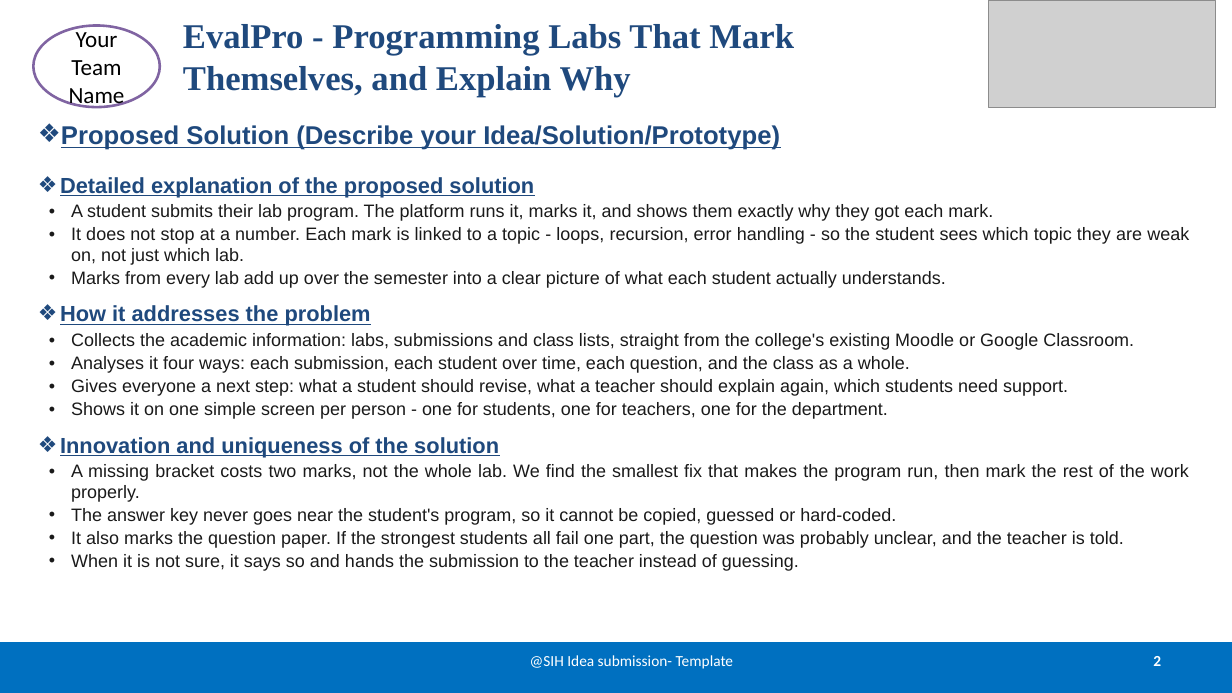
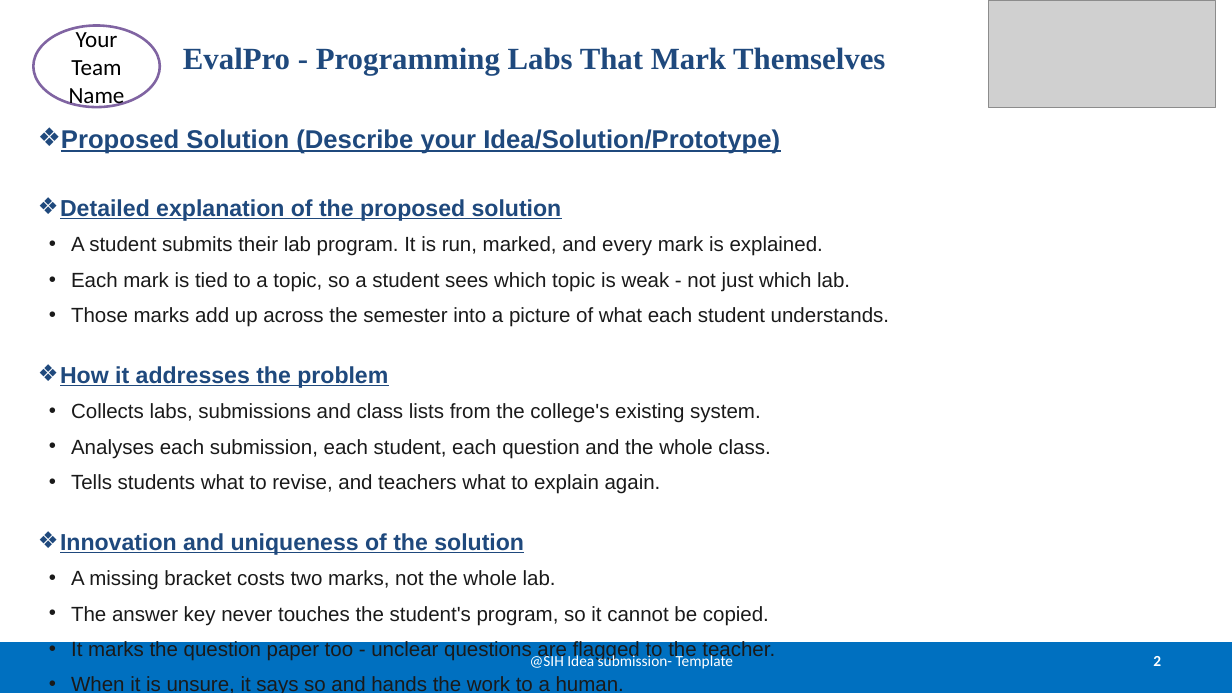
Before and after one commit to Varshith-06/evalpro, a slide deck: slide 2 of presentation/SIH2026-EvalPro-Idea-Presentation.pptx. Drawn at 1232x693 pixels with LibreOffice and Linux fonts; fonts in the diff are those of the drawing; grey boxes stand for pictures. Boxes give left, top, right and bottom in pixels: in the first picture for what was removed or moved away, otherwise in the second. Text is boxed around its words. In the diff, an @@ line names an element or a change of style, - is before the commit and + after.

Commit message:
Minimalise the deck, fix its word spacing, and correct the README
The word spacing was the template's justification. It suits the long
paragraphs the placeholders were written for and ruins short bullets:
justification stretches a one-line bullet across the full slide width and opens
rivers of white space between the words. Every body paragraph, including the
title page fields, is left-aligned now, so word spacing is even.

The content is cut to one line per bullet - ten on the solution slide, seven on
impact - with larger type and per-slide spacing, so a sparse slide can breathe
without a dense one overflowing. The idea title is one line and stops clear of
the SIH banner rather than running under it.

README: the interface section had a half-applied edit leaving a stale sentence
and a faculty row that predated Marks, upload, publish and delete. Test count,
auto-release figure, and the current known gaps are correct again.

```diff
--- a/presentation/SIH2026-EvalPro-Idea-Presentation.pptx
+++ b/presentation/SIH2026-EvalPro-Idea-Presentation.pptx
@@ title at [183, 47, 885, 75]: text changed; size 27 to 24 pt @@
-EvalPro - Programming Labs That Mark Themselves, and Explain Why
+EvalPro - Programming Labs That Mark Themselves
@@ text at [60, 129, 780, 555]: size 17 to 18 pt in "Detailed explanation of the proposed solution", "How it addresses the problem", "Innovation and uniqueness of the solution"; more space between paragraphs @@
@@ text at [71, 236, 889, 327]: text changed; size 14 to 16 pt @@
-• A student submits their lab program. The platform runs it, marks it, and shows them exactly why they got each mark.
-• It does not stop at a number. Each mark is linked to a topic - loops, recursion, error handling - so the student sees which topic they are weak on, not just which lab.
-• Marks from every lab add up over the semester into a clear picture of what each student actually understands.
+• A student submits their lab program. It is run, marked, and every mark is explained.
+• Each mark is tied to a topic, so a student sees which topic is weak - not just which lab.
+• Those marks add up across the semester into a picture of what each student understands.
@@ text at [71, 403, 770, 494]: text changed; size 14 to 16 pt @@
-• Collects the academic information: labs, submissions and class lists, straight from the college's existing Moodle or Google Classroom.
-• Analyses it four ways: each submission, each student over time, each question, and the class as a whole.
-• Gives everyone a next step: what a student should revise, what a teacher should explain again, which students need support.
-• Shows it on one simple screen per person - one for students, one for teachers, one for the department.
+• Collects labs, submissions and class lists from the college's existing system.
+• Analyses each submission, each student, each question and the whole class.
+• Tells students what to revise, and teachers what to explain again.
@@ text at [71, 570, 775, 693]: text changed; size 14 to 16 pt @@
-• A missing bracket costs two marks, not the whole lab. We find the smallest fix that makes the program run, then mark the rest of the work properly.
-• The answer key never goes near the student's program, so it cannot be copied, guessed or hard-coded.
-• It also marks the question paper. If the strongest students all fail one part, the question was probably unclear, and the teacher is told.
-• When it is not sure, it says so and hands the submission to the teacher instead of guessing.
+• A missing bracket costs two marks, not the whole lab.
+• The answer key never touches the student's program, so it cannot be copied.
+• It marks the question paper too - unclear questions are flagged to the teacher.
+• When it is unsure, it says so and hands the work to a human.
```
Also in this commit, not shown: 5 other slides changed, 2 other files.
